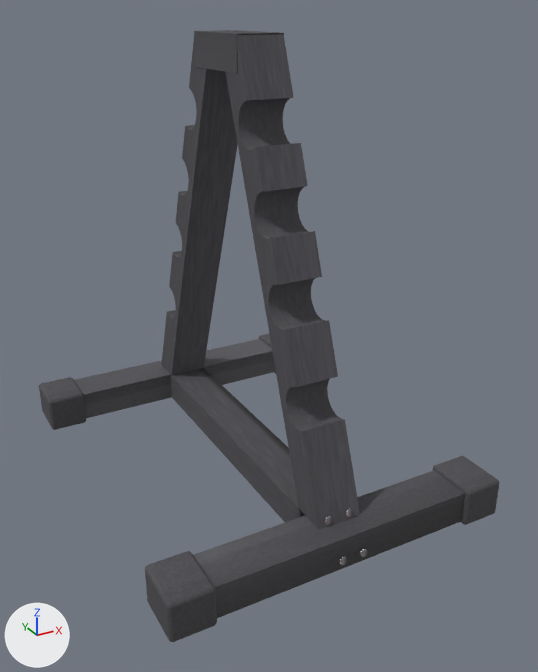
An edit to the OBJ model ProyectoFinal/ProyectoFinal/Models/Gym/rack.obj, drawn before and after from the same camera.
The view is the same before and after, from a camera (50 mm lens) standing at (7.52, -5.21, 5.48) and looking at (11.33, 1.72, 2.01). The lights are fixed; the arrows at lower left show +X, +Y and +Z. Where no turn or scale is listed for an object, it has been applied to the vertices.

The first picture shows 'rack'.
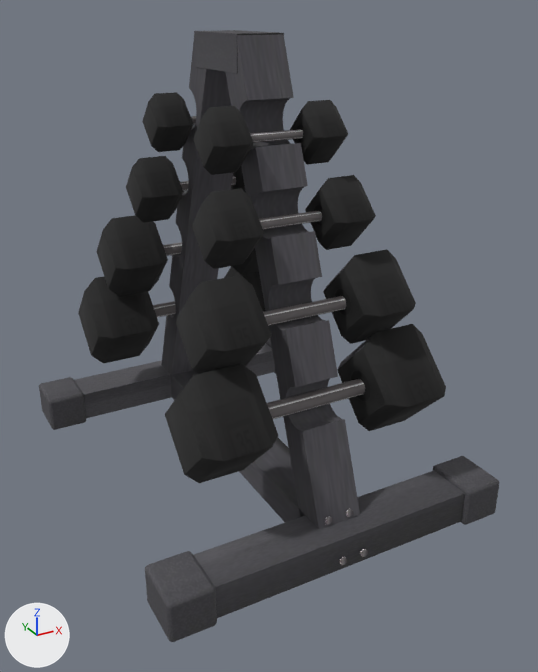
The newer file is also turned or shifted as a whole; pictures and numbers use the older file's frame.

Where the change shows, as pixel boxes [x1, y1, x2, y2] in the pictures (538 x 672 px; the box of a moved part takes in the faces that stretch with it):
part 1 of me_rack, added (black): after [142, 92, 196, 152]
part 2 of me_rack, added (black): after [193, 100, 348, 175]
part 3 of me_rack, added (black): after [192, 175, 376, 269]
part 4 of me_rack, added (black): after [126, 156, 246, 223]
part 5 of me_rack, added (black): after [97, 215, 259, 296]
part 6 of me_rack, added (black): after [176, 249, 416, 374]
part 7 of me_rack, added (black): after [78, 266, 266, 363]
part 8 of me_rack, added (black): after [165, 324, 446, 483]
part 9 of me_rack, moved or reshaped: [161, 30, 319, 529] in both

What changed in the scene script:
```text
Change me_rack:
    used by ob_rack; location = (0.0, 0.0, 0.0)
    remove me_rack.from_pydata(...)  # 4672 vertices, 4696 faces; spans x 9.19..13.19, y -0.31..4.6, z 0.17..5.26
    add me_rack.from_pydata(...)  # 6088 vertices, 6264 faces; spans x 9.19..13.19, y -0.31..4.6, z 0.17..5.26
    me_rack part 1: a new loose piece of 182 vertices spanning x 10.48..12.0, y 2.61..3.25, z 3.98..4.62
    me_rack part 2: a new loose piece of 182 vertices spanning x 10.48..12.0, y 1.17..1.81, z 3.98..4.62
    me_rack part 3: a new loose piece of 178 vertices spanning x 10.33..12.15, y 0.82..1.59, z 3.12..3.89
    me_rack part 4: a new loose piece of 178 vertices spanning x 10.33..12.15, y 2.81..3.57, z 3.12..3.89
    me_rack part 5: a new loose piece of 174 vertices spanning x 10.03..12.45, y 3.07..4.08, z 2.11..3.12
    me_rack part 6: a new loose piece of 174 vertices spanning x 10.03..12.45, y 0.4..1.42, z 2.11..3.12
    me_rack part 7: a new loose piece of 174 vertices spanning x 9.78..12.7, y 3.21..4.43, z 1.09..2.31
    me_rack part 8: a new loose piece of 174 vertices spanning x 9.78..12.7, y 0.05..1.26, z 1.09..2.31
    me_rack part 9
    16 faces are deleted
    6 new faces join them, mat_mancuerna2_lambert6sg (picture img_manc2text_png)
    10 new faces join them, mat_dumbells_v1_l3__dumbells_v1_diffuse (picture img_mancuernas1_jpg)
```
